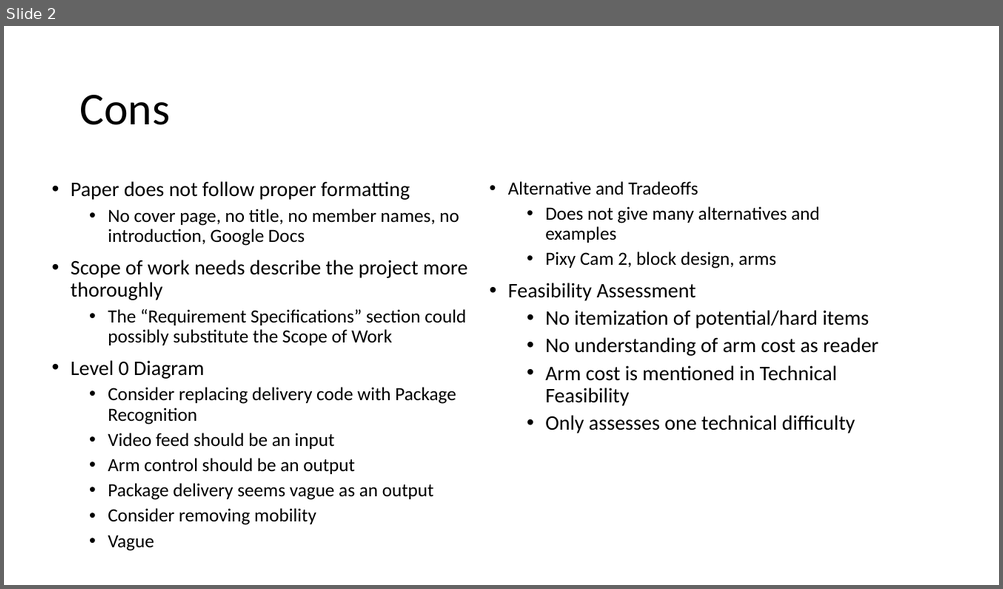
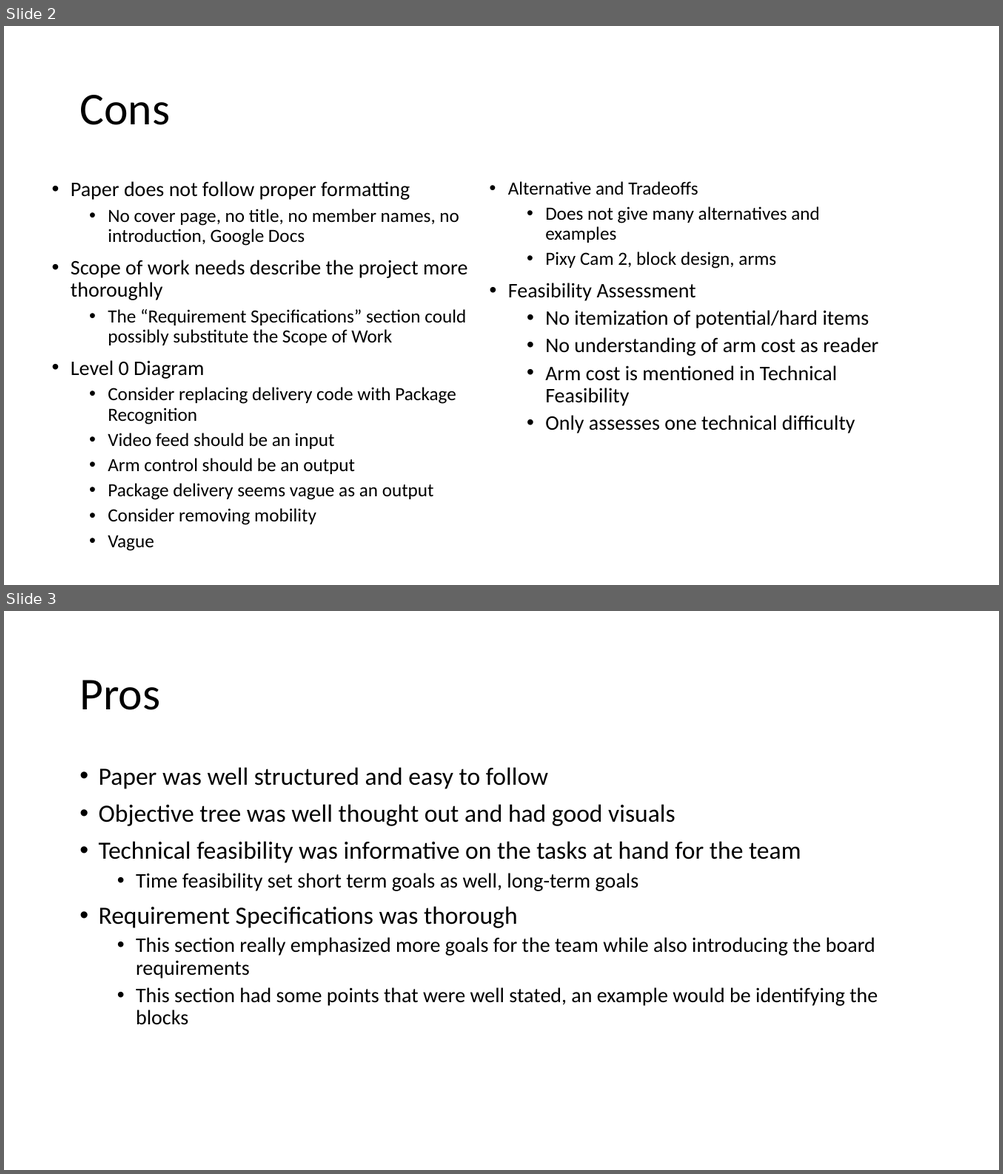
Before and after one commit to MrLordLeon/TNCMCU, a slide deck: Presentations/Assignment 1A Presentation.pptx. Shown one above the other, each under a label of ours: slide 2 before the commit, slides 2 and 3 after it. The pictures are 1003x589 and 1003x1174 pixels, drawn with LibreOffice and Linux fonts; fonts in the diff are those of the drawing. Boxes give left, top, right and bottom in pixels: in the first picture for what was removed or moved away, otherwise in the second. Text is boxed around its words. In the diff, an @@ line names an element or a change of style, - is before the commit and + after.

```diff
--- a/Presentations/Assignment 1A Presentation.pptx
+++ b/Presentations/Assignment 1A Presentation.pptx
@@ slide 3 added at bbox=[4, 611, 999, 1170], background #FFFFFF @@
@@ title added at bbox=[79, 680, 160, 710], 44 pt, text #000000 @@
+Pros
@@ text added at bbox=[99, 767, 877, 1025], 20 pt, text #000000 @@
+• Paper was well structured and easy to follow
+• Objective tree was well thought out and had good visuals
+• Technical feasibility was informative on the tasks at hand for the team
+  • Time feasibility set short term goals as well, long-term goals
+• Requirement Specifications was thorough
+  • This section really emphasized more goals for the team while also introducing the board requirements
+  • This section had some points that were well stated, an example would be identifying the blocks
```
Also in this commit, not shown: 1 slide removed.
